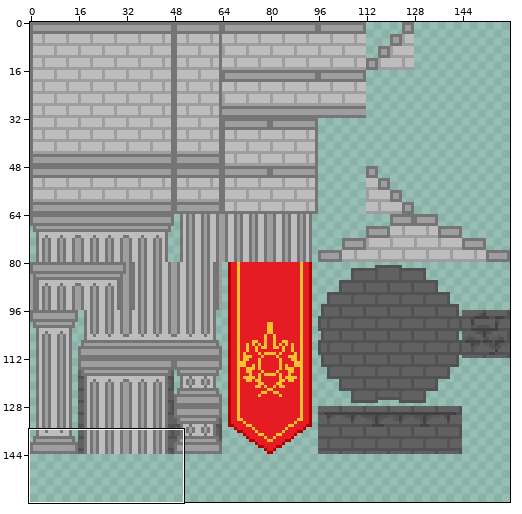
Two states of a pixel-art file, res/tileset/14.aseprite. Above: a wide view before the commit, with the close-up outlined.
Close-up. Before:
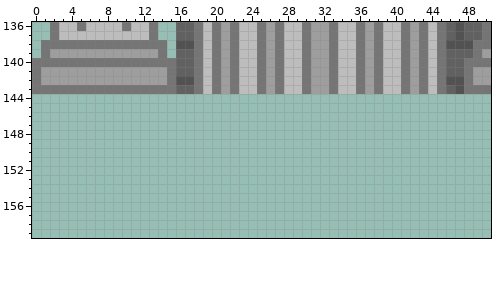
160x160 pixels, 1 frame. Shown: x 0..50, y 136..159.
After the commit:
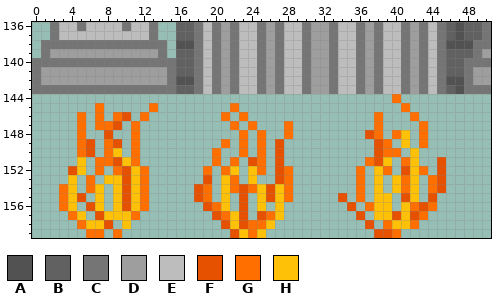
Palette (. is transparent): A #525252  B #616161  C #757575  D #9e9e9e  E #bdbdbd  F #e65100  G #ff6f00  H #ffc107
Edits made:
Changed rows in their new state; - is an unchanged pixel.
first column x 3:
144 -------------------------------------G-----
145 ----G-----G--------G------------------G----
146 --G-G-GF-G--------G-G--------------G---G---
147 --G-GGF-G----------G-G---G---------G----G--
148 --G--F--G-----------G-G--G--------FG-GH-G--
149 --GF-GF-G---------G-G-G-F----------FG-H-G--
150 --GF-GH-G--------G--G-G-F----------FGG-H---
151 --H-GGFHG--------G-G-FG-F---------GFH-GH--F
152 -FH-G-GFHG------G-GH-HG-FG-------G-HG-FHG-F
153 -H-G-HHFHG------F-HG-H--FG-------G-H-HGH-GF
154 GH-GH-HFHG-----FG-HGFGHFHG-------G-H-HGH-GF
155 GHF-H-HFHG-----FG-H-F-HFHG-----F-G-HH-FH-F-
156 GH-FH-HFHG------FGH-F-H-H-------F-GHH-HGFG-
157 -GH-FHHHG--------FGHF-FGH--------F-HHFHFG--
158 --GHHF-H----------FHFGGH----------F-GHHG---
159 ---GG-G------------FHGH------------FFG-----
